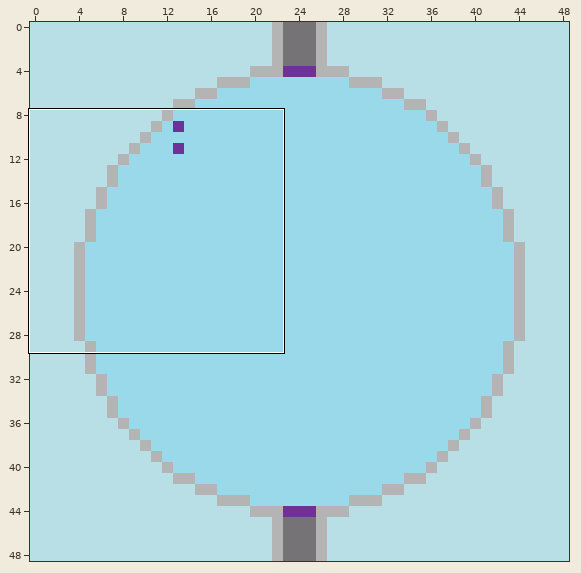
Tiled map -- novo_prototipo/Mapa/Mapas/neve.tmx. The first picture is a wide view before the edit; the outline marks the close-up.
Close-up. Before the commit:
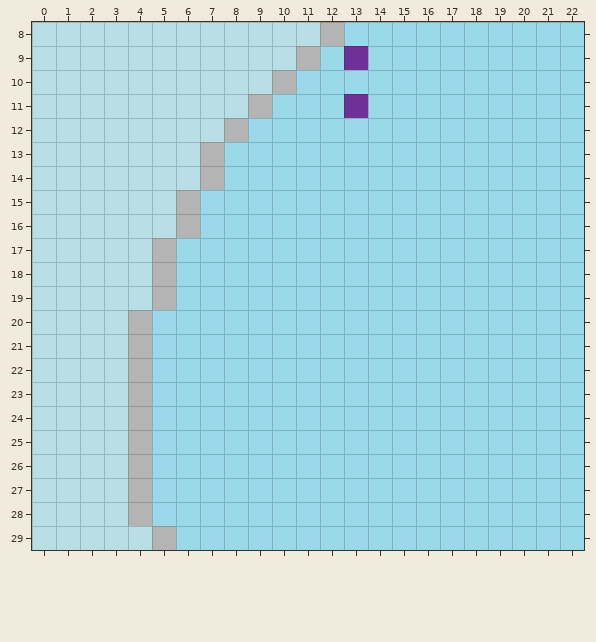
Cells are 64x64 px. Shown: x 0..22, y 8..29.
After:
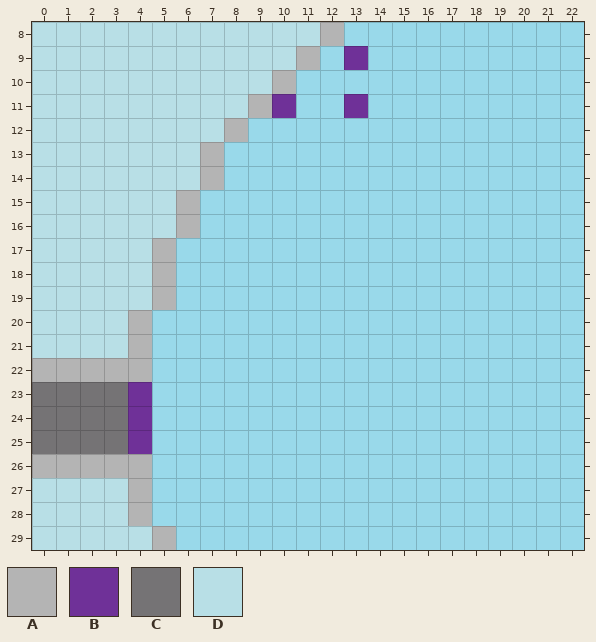
Key: from "tileset": A 3, B 6, C 10, D 14.
_ is an empty cell.
Tiles of an added or newly shown layer are drawn over the layers below it.
Author's note on the commit: Integração do Mapa Transporte com os outros
Diff:
Layer "Fundo":
y 22..26: x 0..3 DDDD -> ____
Layer "Parede":
y 22: x 0..3 ____ -> AAAA
y 23..25: x 0..4 ____A -> CCCC_
y 26: x 0..3 ____ -> AAAA
Layer "TpTransporte" (added):
y 11: x 10 _ -> B
y 23..25: x 4 _ -> B
Boxes around the changes in both close-ups, in picture pixels (x1, y1, x2, y2):
added: (272, 94, 296, 118)
changed: (32, 358, 152, 478)
